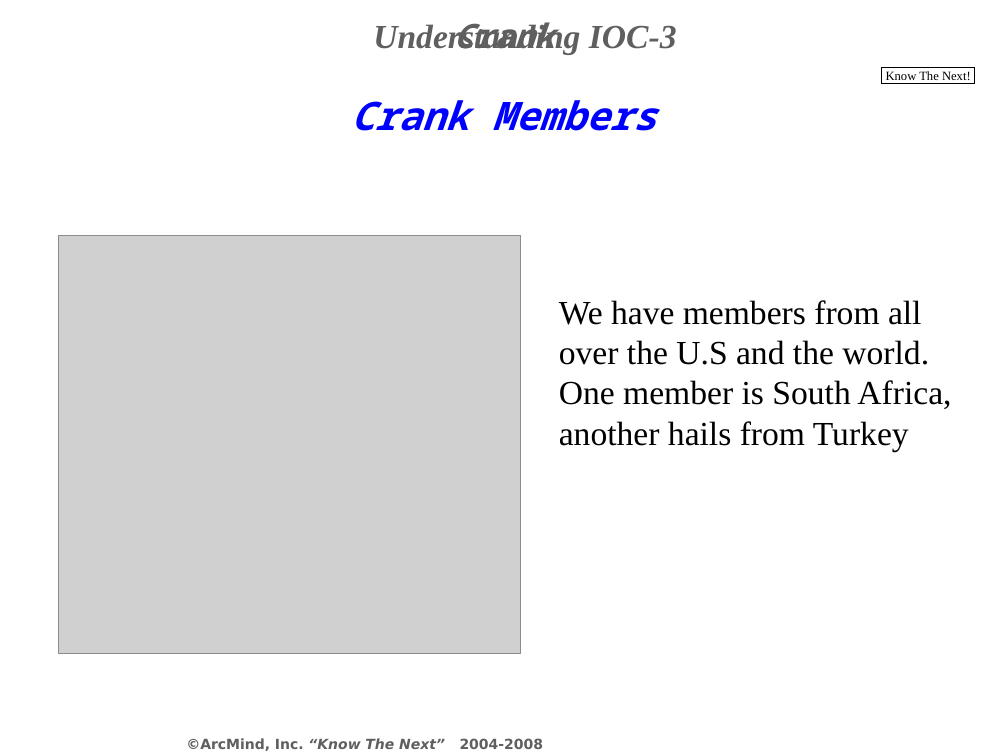
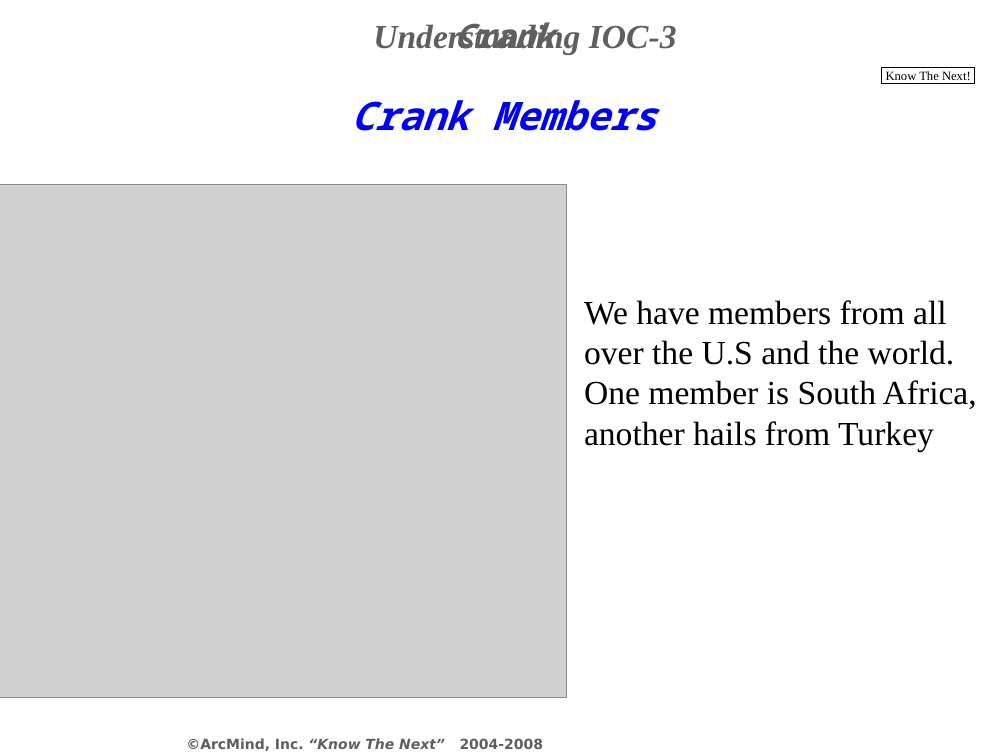
Before and after one commit to tasfe/krank, a slide deck: slide 4 of docs/slides/Crank-Slidess.pptx. Drawn at 1008x756 pixels with LibreOffice and Linux fonts; fonts in the diff are those of the drawing; grey boxes stand for pictures; background and template pictures are left out. Boxes give left, top, right and bottom in pixels: in the first picture for what was removed or moved away, otherwise in the second. Text is boxed around its words. In the diff, an @@ line names an element or a change of style, - is before the commit and + after.

```diff
--- a/docs/slides/Crank-Slidess.pptx
+++ b/docs/slides/Crank-Slidess.pptx
@@ picture: place and size @@
-picture at bbox=[58, 235, 520, 653]
+picture at bbox=[0, 184, 566, 697]
@@ text "We have members from all ...": place and size @@
-text "We have members from all ..." at bbox=[559, 300, 951, 451]
+text "We have members from all ..." at bbox=[584, 300, 977, 451]
```
Also in this commit, not shown: 1 other slide changed, 2 slides added.
